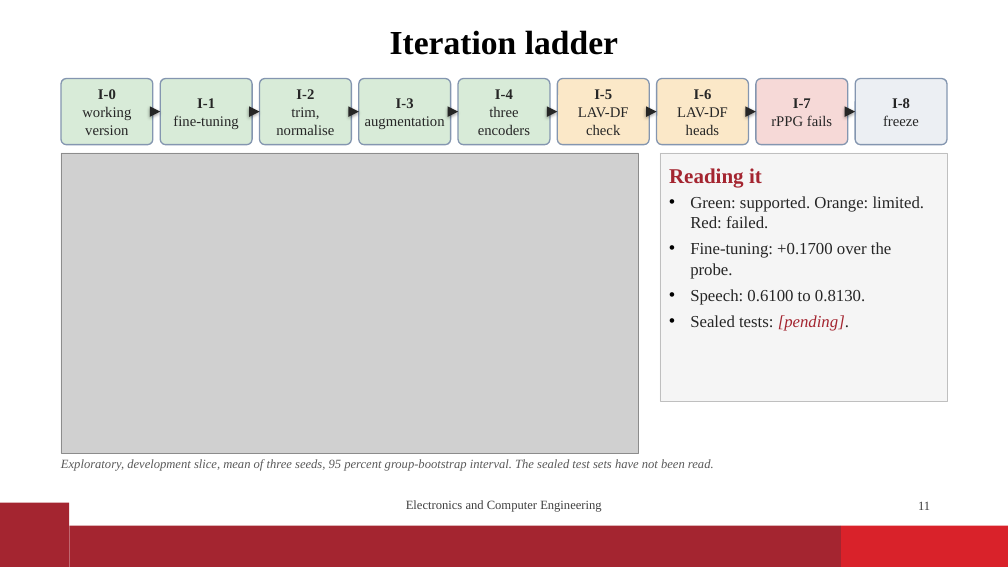
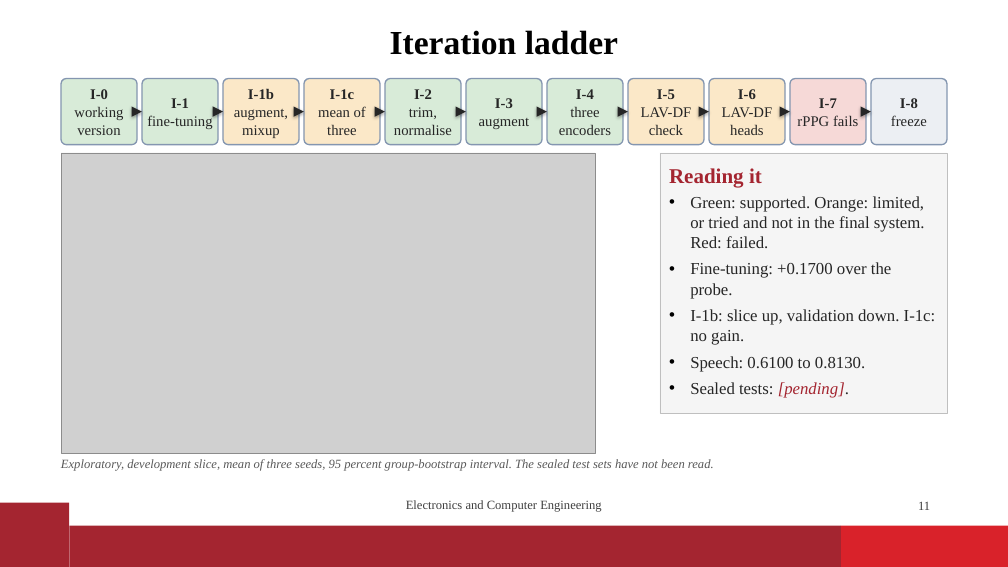
Before and after one commit to vaibhavshiroorkar/deepfake-detection, a slide deck: slide 11 of slides/DeepFake_Detection_Presentation.pptx. Drawn at 1008x567 pixels with LibreOffice and Linux fonts; fonts in the diff are those of the drawing; grey boxes stand for pictures; background and template pictures are left out. Boxes give left, top, right and bottom in pixels: in the first picture for what was removed or moved away, otherwise in the second. Text is boxed around its words. In the diff, an @@ line names an element or a change of style, - is before the commit and + after.

Commit message:
paper,report,slides: I-1b, I-1c, E-013b baseline, three tests with robustness line, M-005; figures fig03, fig04, fig08 updated; readiness tools

```diff
--- a/slides/DeepFake_Detection_Presentation.pptx
+++ b/slides/DeepFake_Detection_Presentation.pptx
@@ rounded rectangle "I-0": place and size @@
-rounded rectangle "I-0" at box(61, 79, 153, 144)
+rounded rectangle "I-0" at box(61, 79, 138, 144)
@@ rounded rectangle "I-1": place and size @@
-rounded rectangle "I-1" at box(160, 79, 252, 144)
+rounded rectangle "I-1" at box(142, 79, 219, 144)
@@ rounded rectangle added at box(223, 79, 299, 144), fill #FBE8C8, outline #8496B0 1.25 pt, 14 pt, text #262626 @@
+I-1b
+augment, mixup
@@ rounded rectangle "I-1c": place and size @@
-rounded rectangle "I-1c" at box(359, 79, 451, 144)
+rounded rectangle "I-1c" at box(304, 79, 380, 144)
@@ rounded rectangle "I-1c" at box(304, 79, 380, 144): fill #D8EBD8 to #FBE8C8 @@
@@ text in rounded rectangle at box(318, 89, 366, 135): text changed @@
-I-3
-augmentation
+I-1c
+mean of three
@@ rounded rectangle "I-2": place and size @@
-rounded rectangle "I-2" at box(259, 79, 351, 144)
+rounded rectangle "I-2" at box(385, 79, 461, 144)
@@ rounded rectangle added at box(466, 79, 542, 144), fill #D8EBD8, outline #8496B0 1.25 pt, 14 pt, text #262626 @@
+I-3
+augment
@@ rounded rectangle "I-4": place and size @@
-rounded rectangle "I-4" at box(458, 79, 550, 144)
+rounded rectangle "I-4" at box(547, 79, 624, 144)
@@ rounded rectangle "I-5": place and size @@
-rounded rectangle "I-5" at box(557, 79, 649, 144)
+rounded rectangle "I-5" at box(628, 79, 705, 144)
@@ rounded rectangle "I-6": place and size @@
-rounded rectangle "I-6" at box(657, 79, 749, 144)
+rounded rectangle "I-6" at box(709, 79, 786, 144)
@@ rounded rectangle "I-7": place and size @@
-rounded rectangle "I-7" at box(756, 79, 848, 144)
+rounded rectangle "I-7" at box(790, 79, 867, 144)
@@ rounded rectangle "I-8": place and size @@
-rounded rectangle "I-8" at box(855, 79, 947, 144)
+rounded rectangle "I-8" at box(871, 79, 948, 144)
@@ arrow moved from (153, 112) - (160, 112) to (137, 112) - (142, 112) @@
@@ arrow moved from (252, 112) - (259, 112) to (218, 112) - (223, 112) @@
@@ arrow moved from (352, 112) - (359, 112) to (299, 112) - (304, 112) @@
@@ arrow moved from (451, 112) - (458, 112) to (380, 112) - (385, 112) @@
@@ arrow moved from (550, 112) - (557, 112) to (461, 112) - (466, 112) @@
@@ arrow moved from (650, 112) - (657, 112) to (542, 112) - (547, 112) @@
@@ arrow moved from (749, 112) - (756, 112) to (623, 112) - (628, 112) @@
@@ arrow moved from (848, 112) - (855, 112) to (704, 112) - (709, 112) @@
@@ arrow added from (785, 112) to (790, 112), #262626 1.75 pt @@
@@ arrow added from (867, 112) to (871, 112), #262626 1.75 pt @@
@@ picture: place and size @@
-picture at box(61, 153, 639, 453)
+picture at box(61, 153, 595, 453)
@@ rectangle "Reading it": place and size @@
-rectangle "Reading it" at box(660, 153, 948, 401)
+rectangle "Reading it" at box(660, 153, 948, 413)
@@ text in rectangle at box(690, 196, 925, 248): text changed @@
-• Green: supported. Orange: limited. Red: failed.
+• Green: supported. Orange: limited, or tried and not in the final system. Red: failed.
@@ text in rectangle at box(690, 309, 936, 345): paragraph added @@
+• I-1b: slice up, validation down. I-1c: no gain.
```
Also in this commit, not shown: 7 other slides changed, 2 slides added, 25 other files.
